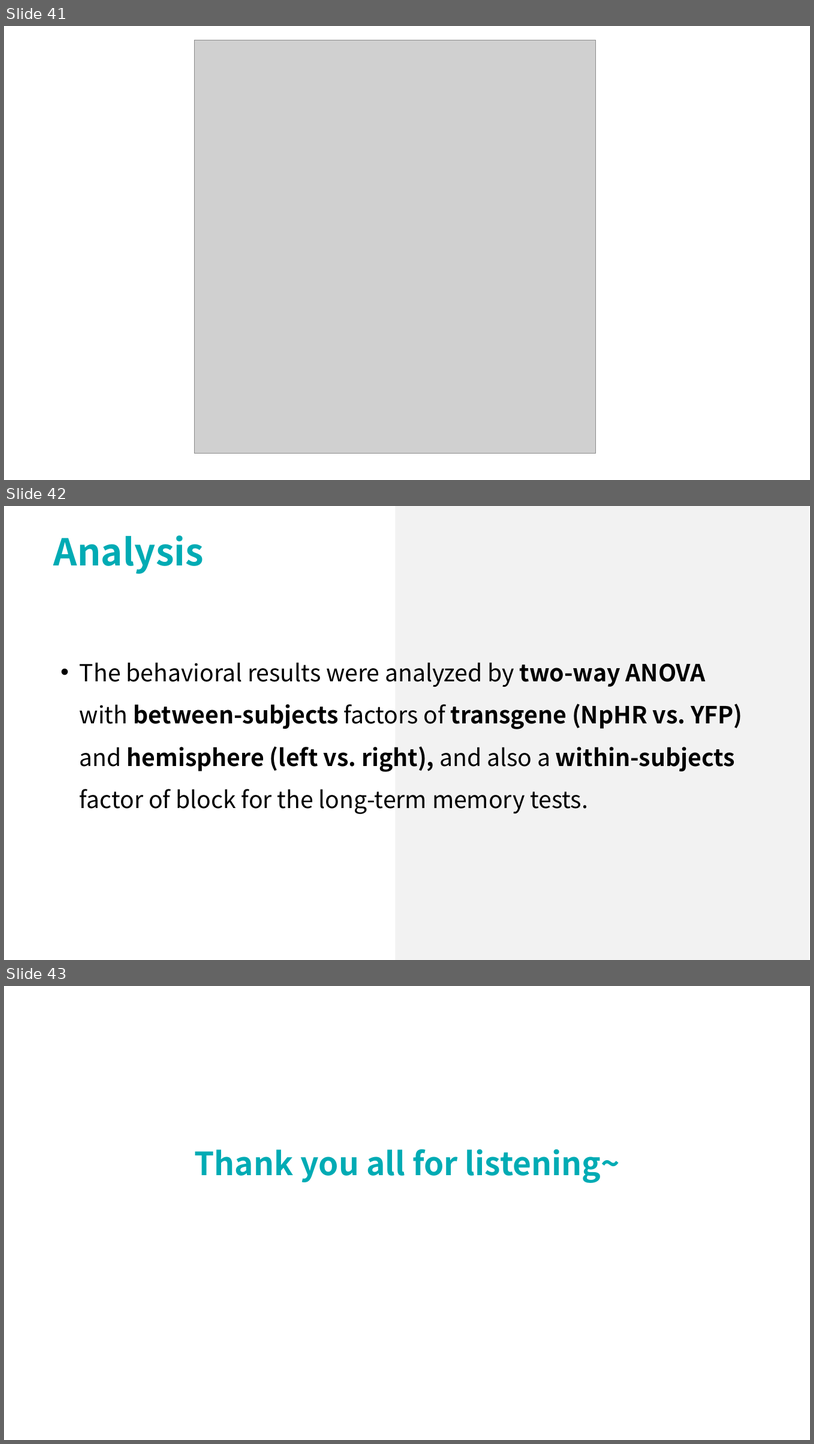
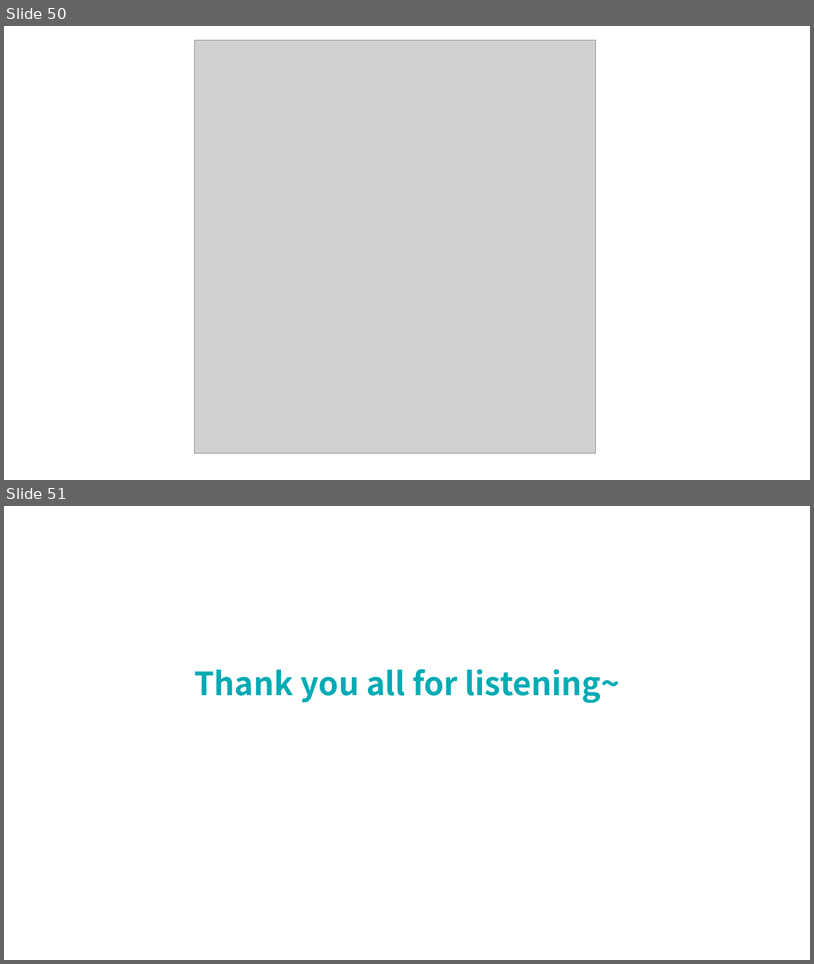
Before and after one commit to lsyoath/sheepy, a slide deck: Event/Lateralization.pptx. Shown one above the other, each under a label of ours: slides 41, 42 and 43 before the commit, slides 50 and 51 after it. The pictures are 814x1444 and 814x964 pixels, drawn with LibreOffice and Linux fonts; fonts in the diff are those of the drawing; grey boxes stand for pictures; background and template pictures are left out. Boxes give left, top, right and bottom in pixels: in the first picture for what was removed or moved away, otherwise in the second. Text is boxed around its words. In the diff, an @@ line names an element or a change of style, - is before the commit and + after.

```diff
--- a/Event/Lateralization.pptx
+++ b/Event/Lateralization.pptx
@@ slide 42 removed at (4,506,810,960), background #FFFFFF @@
@@ rectangle removed at (395,506,810,960) @@
@@ text removed at (54,535,204,574) @@
-Analysis
@@ text removed at (80,662,743,814) @@
-• The behavioral results were analyzed by two-way ANOVA
-  with between-subjects factors of transgene (NpHR vs. YFP) and hemisphere (left vs. right), and also a within-subjects factor of block for the long-term memory tests.
@@ what was slide 41 is now slide 50 @@
@@ what was slide 43 is now slide 51 @@
```
Also in this commit, not shown: 3 slides changed, 9 slides added.
